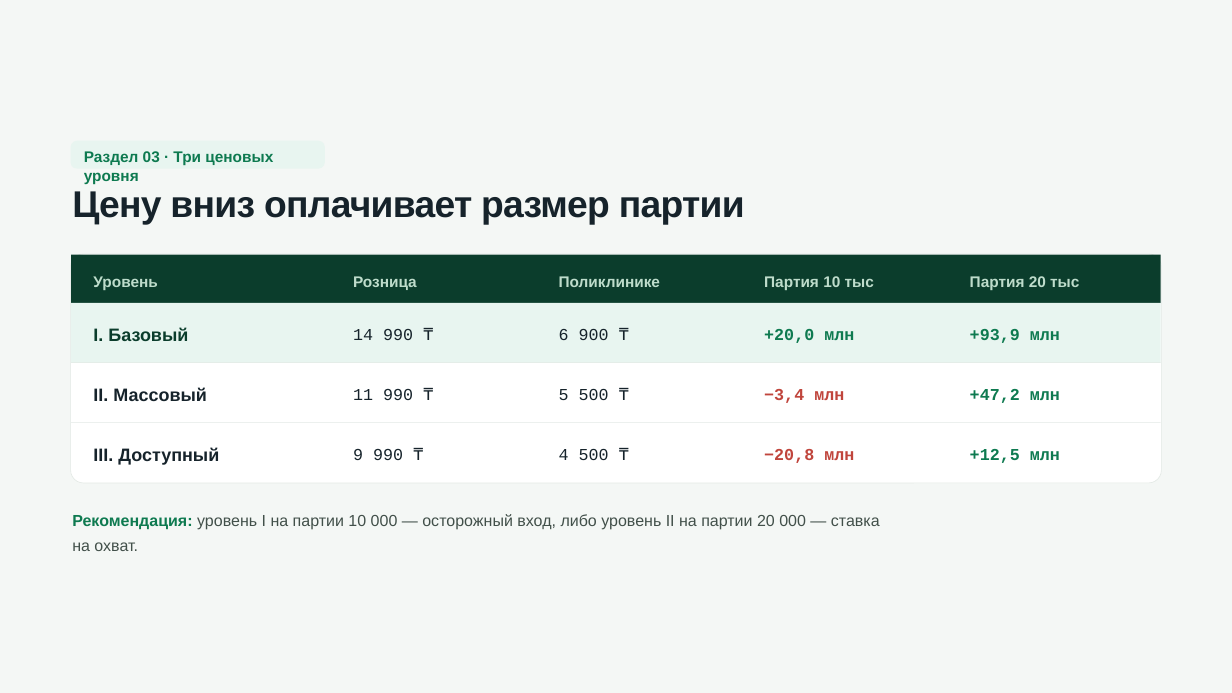
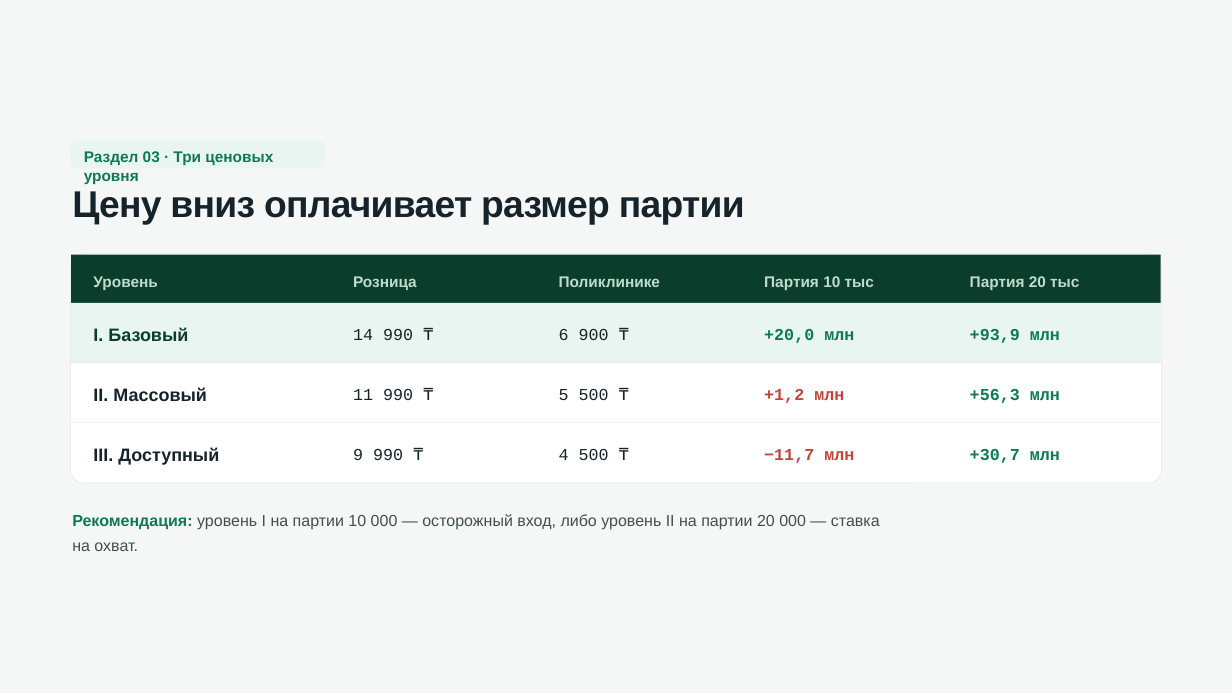
Before and after one commit to Beibute/damumed-band, a slide deck: slide 7 of files/damumed-band-prezentaciya.pptx. Drawn at 1232x693 pixels with LibreOffice and Linux fonts; fonts in the diff are those of the drawing. Boxes give left, top, right and bottom in pixels: in the first picture for what was removed or moved away, otherwise in the second. Text is boxed around its words. In the diff, an @@ line names an element or a change of style, - is before the commit and + after.

```diff
--- a/files/damumed-band-prezentaciya.pptx
+++ b/files/damumed-band-prezentaciya.pptx
@@ text at [764,389,844,403]: text changed @@
-−3,4 млн
++1,2 млн
@@ text at [970,389,1060,403]: text changed @@
-+47,2 млн
++56,3 млн
@@ text at [764,449,854,463]: text changed @@
-−20,8 млн
+−11,7 млн
@@ text at [970,449,1060,463]: text changed @@
-+12,5 млн
++30,7 млн
```
Also in this commit, not shown: 3 other slides changed, 2 other files.
